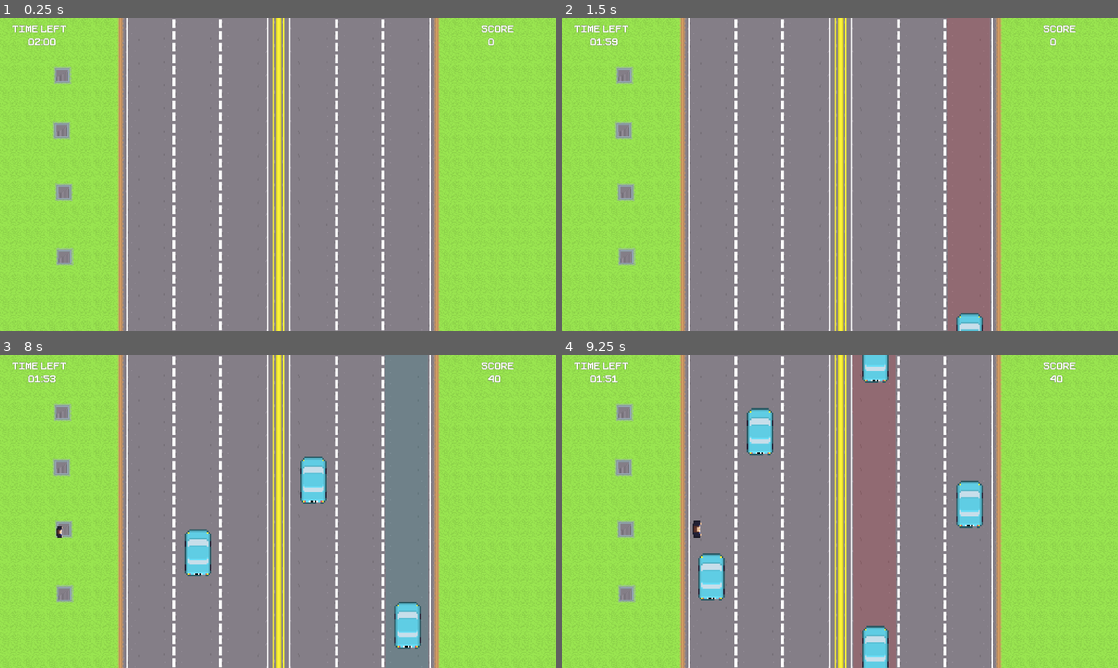
Above: before the commit, frames 1-4 (two rows, left to right).
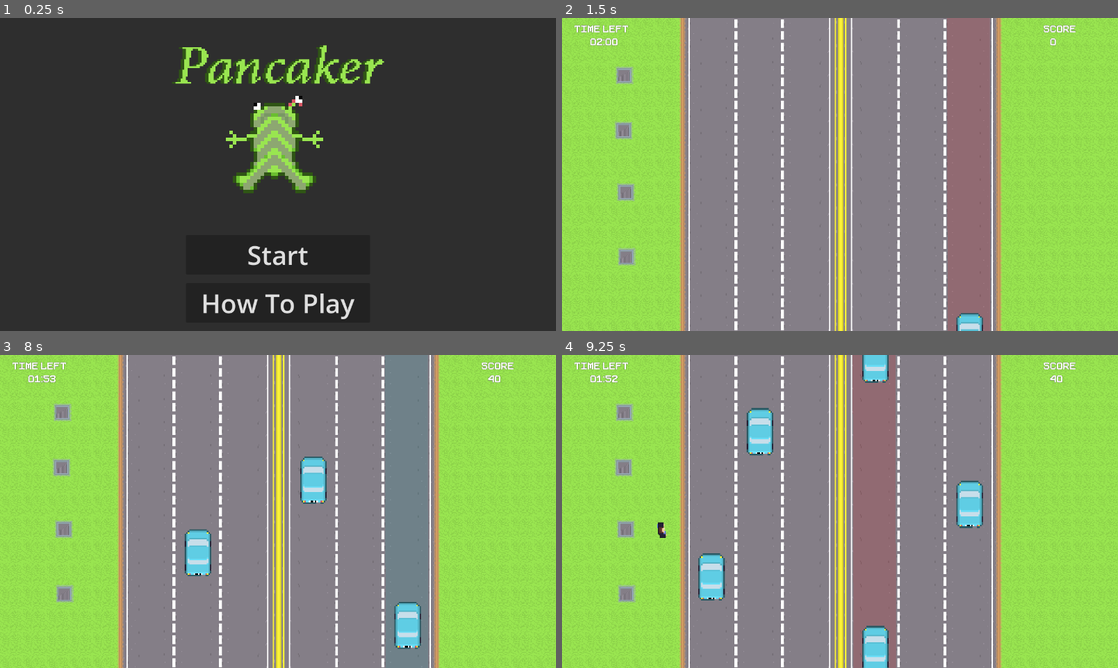
Above: after the commit, the same moments.

Repository: lewis785/gmtk-game-jam-2023
Game: Godot game, scene res://scenes/ui/StartScreen.tscn
Same seed, same stepped clock (60 frames per second), same inputs: the game is played once before the commit and once after it. Before the commit the project starts from res://scenes/world.tscn. Sound files missing from this copy of the repository are replaced by a short silence.
Inputs (mouse positions are in pixels of both pictures, inside the frame that each line leads up to):
- Up to frame 1 (0.25 s): no input
- Up to frame 2 (1.5 s): click (840, 255) at 0.5 s, where only the run after the commit has a clickable "Start"; tap Enter at 1.25 s; move the mouse to (962, 158) at 1.27 s; click (962, 158) at 1.42 s
- Up to frame 3 (8 s): move the mouse to (166, 527) at 2.02 s; click (166, 527) at 2.17 s; move the mouse to (333, 442) at 2.77 s; click (333, 442) at 2.92 s; move the mouse to (250, 574) at 3.52 s; click (250, 574) at 3.67 s; move the mouse to (444, 558) at 4.27 s; click (444, 558) at 4.42 s; move the mouse to (111, 464) at 5.02 s; click (111, 464) at 5.17 s; move the mouse to (305, 511) at 5.77 s; click (305, 511) at 5.92 s; move the mouse to (194, 433) at 6.52 s; click (194, 433) at 6.67 s; move the mouse to (400, 495) at 7.27 s; click (400, 495) at 7.42 s
- Up to frame 4 (9.25 s): move the mouse to (728, 527) at 8.02 s; click (728, 527) at 8.17 s; move the mouse to (895, 442) at 8.77 s; click (895, 442) at 8.92 s

The runs differ from the first frame. In frame 1, 100% of the frame differs, in the area x 0-100%, y 0-100%; in frame 2, less than 0.1%; in frame 3, less than 0.1%; in frame 4, 0.2%.

Commit message:
CHANGE initial screen to be start screen

Diff:
--- a/project.godot
+++ b/project.godot
@@ -11,7 +11,7 @@
 [application]
 
 config/name="gmtk-game-jam-2023"
-run/main_scene="res://scenes/world.tscn"
+run/main_scene="res://scenes/ui/StartScreen.tscn"
 config/features=PackedStringArray("4.1", "GL Compatibility")
 config/icon="res://icon.svg"
 
